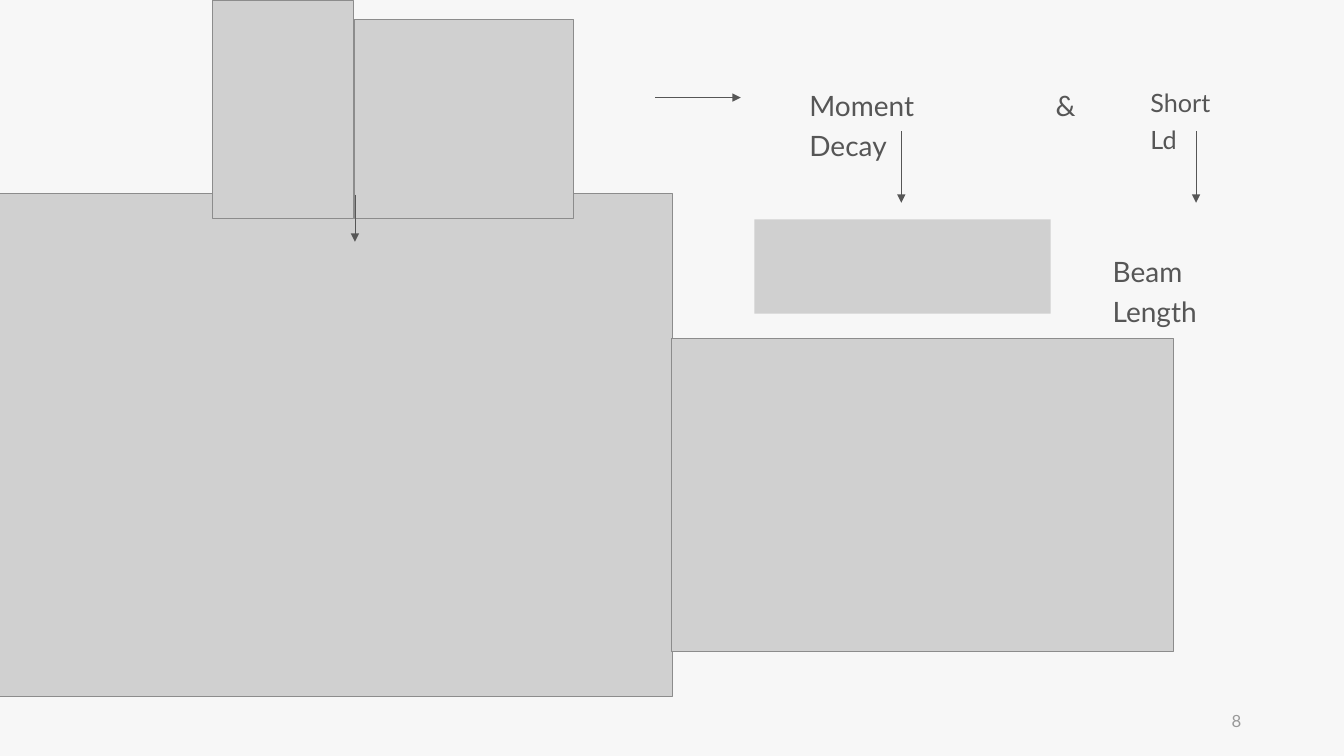
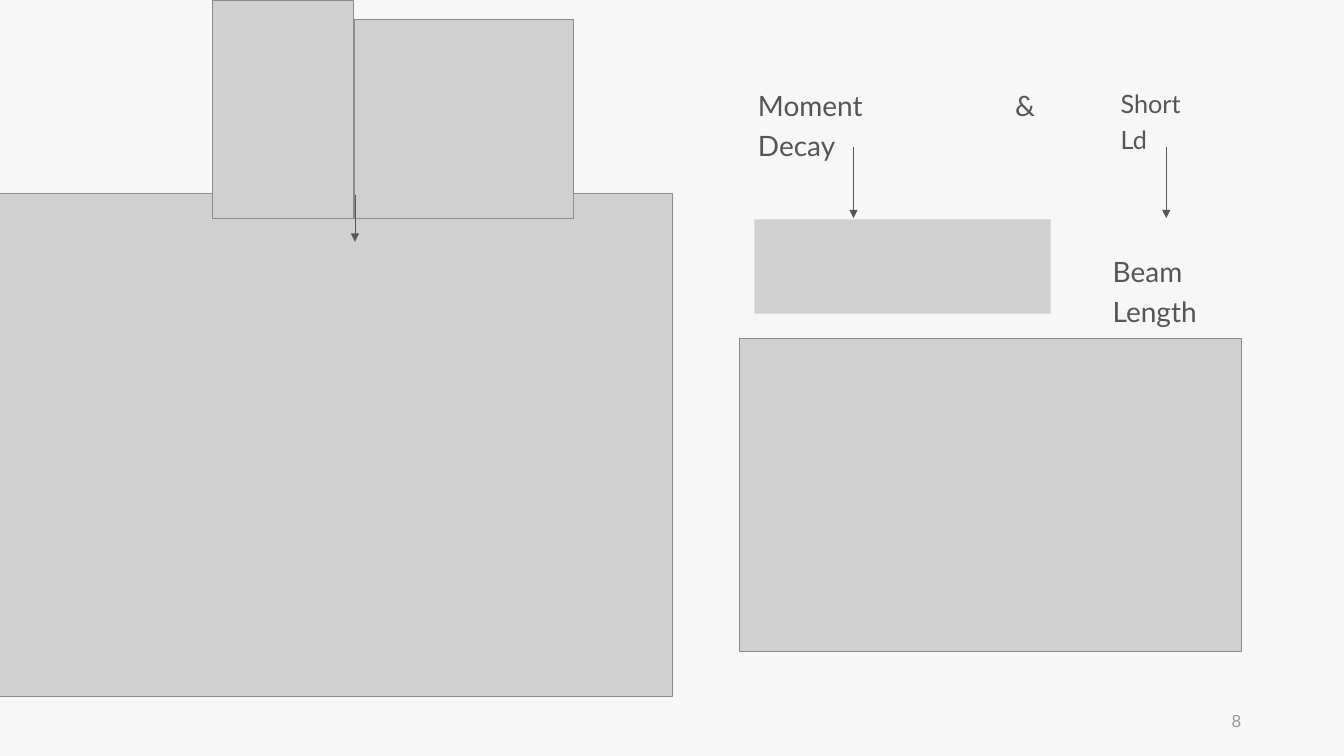
Before and after one commit to skyran1278/VbaProject, a slide deck: slide 8 of 20180126_SmartCut/Meeting/20190502 Meeting/20190502 Meeting.pptx. Drawn at 1344x756 pixels with LibreOffice and Linux fonts; fonts in the diff are those of the drawing; grey boxes stand for pictures. Boxes give left, top, right and bottom in pixels: in the first picture for what was removed or moved away, otherwise in the second. Text is boxed around its words. In the diff, an @@ line names an element or a change of style, - is before the commit and + after.

```diff
--- a/20180126_SmartCut/Meeting/20190502 Meeting/20190502 Meeting.pptx
+++ b/20180126_SmartCut/Meeting/20190502 Meeting/20190502 Meeting.pptx
@@ text "Moment Decay": place and size @@
-text "Moment Decay" at bbox=[809, 96, 914, 161]
+text "Moment Decay" at bbox=[758, 96, 863, 161]
@@ text "&": place and size @@
-text "&" at bbox=[1056, 77, 1086, 124]
+text "&" at bbox=[1015, 77, 1046, 124]
@@ text "Short Ld": place and size @@
-text "Short Ld" at bbox=[1150, 93, 1210, 149]
+text "Short Ld" at bbox=[1121, 94, 1181, 149]
@@ arrow removed from (655, 98) to (741, 98) @@
@@ arrow moved from (901, 131) - (901, 203) to (854, 147) - (854, 218) @@
@@ arrow moved from (1197, 131) - (1197, 203) to (1167, 147) - (1167, 218) @@
@@ picture: place and size @@
-picture at bbox=[671, 339, 1174, 652]
+picture at bbox=[740, 339, 1242, 652]
```
Also in this commit, not shown: 6 other slides changed, 3 slides added, 1 slide removed, 3 other files.
